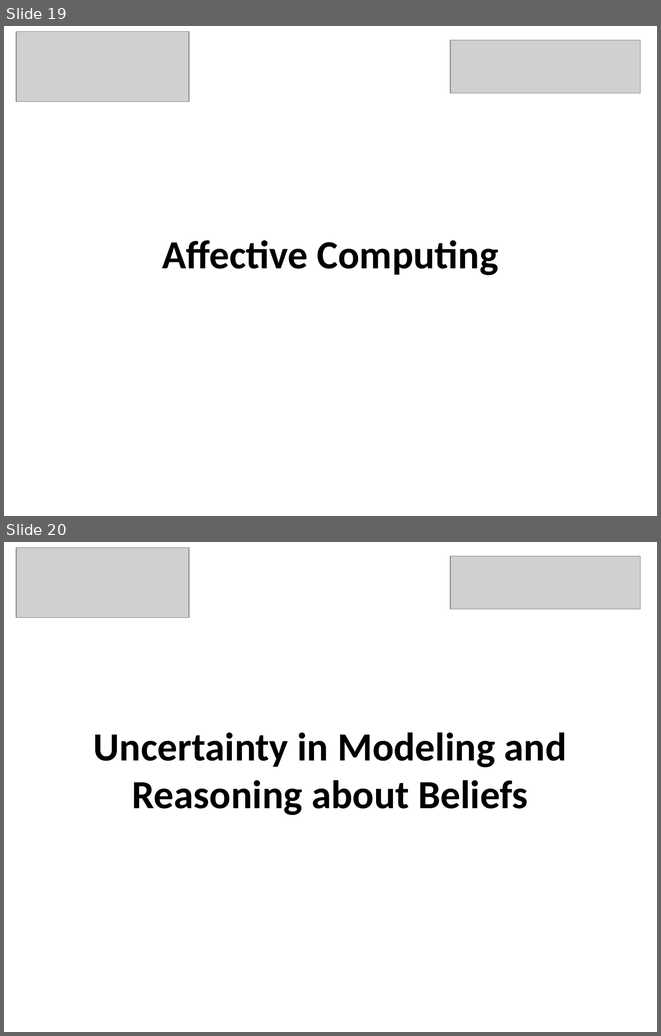
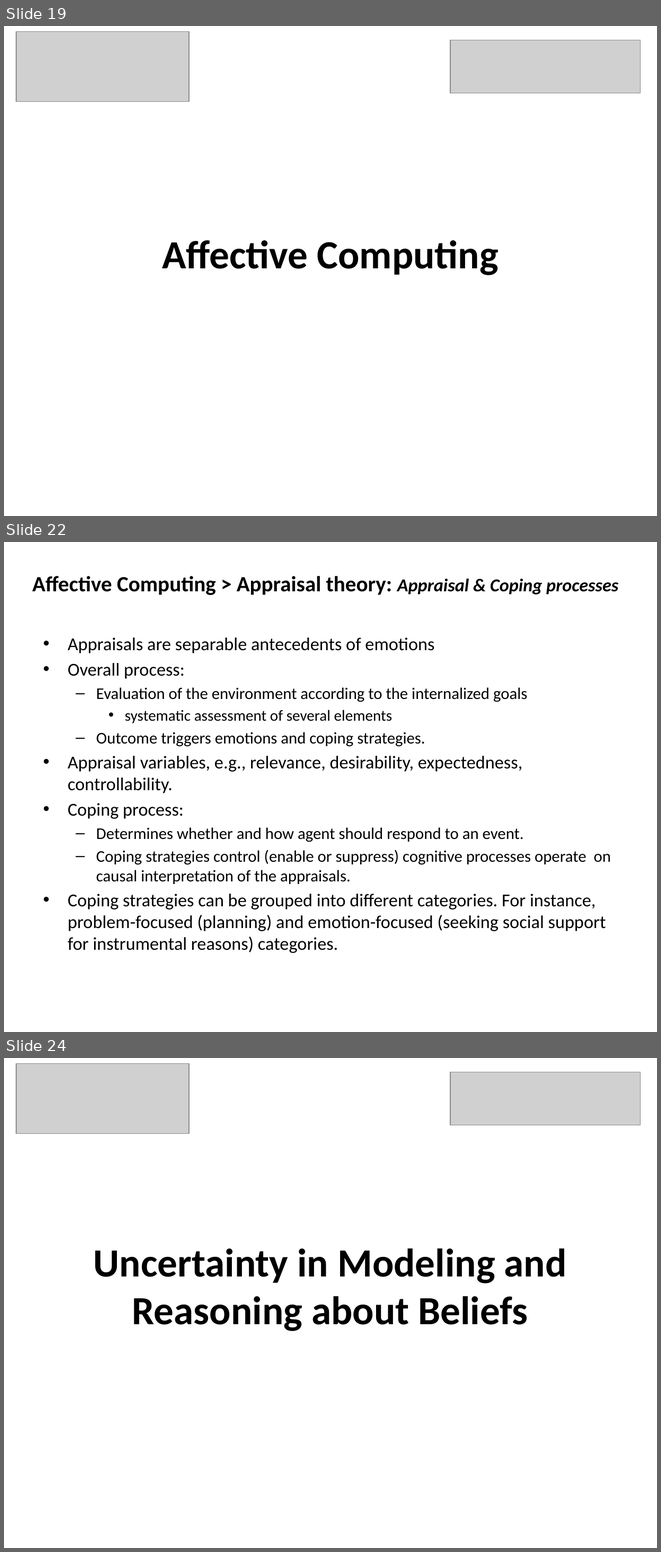
Before and after one commit to mshayganfar/CompExam1, a slide deck: presentation/PhD-comprehensive-exam.pptx. Shown one above the other, each under a label of ours: slides 19 and 20 before the commit, slides 19, 22 and 24 after it; the slides between them are not shown. The pictures are 661x1036 and 661x1552 pixels, drawn with LibreOffice and Linux fonts; fonts in the diff are those of the drawing; grey boxes stand for pictures. Boxes give left, top, right and bottom in pixels: in the first picture for what was removed or moved away, otherwise in the second. Text is boxed around its words. In the diff, an @@ line names an element or a change of style, - is before the commit and + after.

Commit message:
Appraisal theory
Finished appraisal theory.

```diff
--- a/presentation/PhD-comprehensive-exam.pptx
+++ b/presentation/PhD-comprehensive-exam.pptx
@@ slide 22 added at [4,542,657,1032], background #FFFFFF @@
@@ text added at [32,576,618,595], 24 pt, text #000000, bold @@
+Affective Computing > Appraisal theory: Appraisal & Coping processes
@@ text added at [68,637,611,953], 20 pt, text #000000 @@
+• Appraisals are separable antecedents of emotions
+• Overall process:
+  – Evaluation of the environment according to the internalized goals
+    • systematic assessment of several elements
+  – Outcome triggers emotions and coping strategies.
+• Appraisal variables, e.g., relevance, desirability, expectedness, controllability.
+• Coping process:
+  – Determines whether and how agent should respond to an event.
+  – Coping strategies control (enable or suppress) cognitive processes operate on causal interpretation of the appraisals.
+• Coping strategies can be grouped into different categories. For instance, problem-focused (planning) and emotion-focused (seeking social support for instrumental reasons) categories.
@@ what was slide 20 is now slide 24 @@
```
Also in this commit, not shown: 1 slide changed, 3 other slides added.
